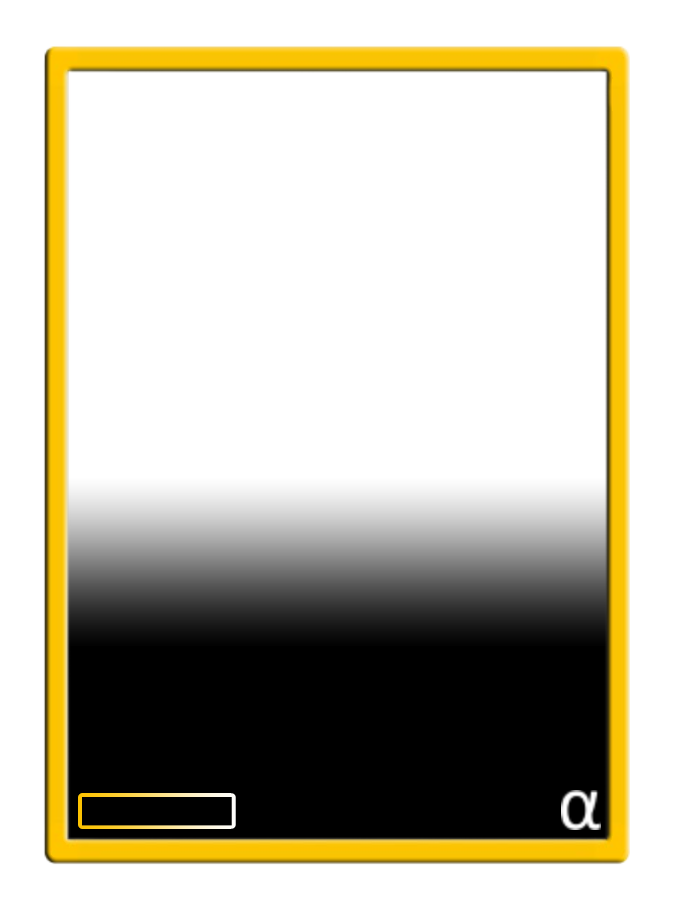
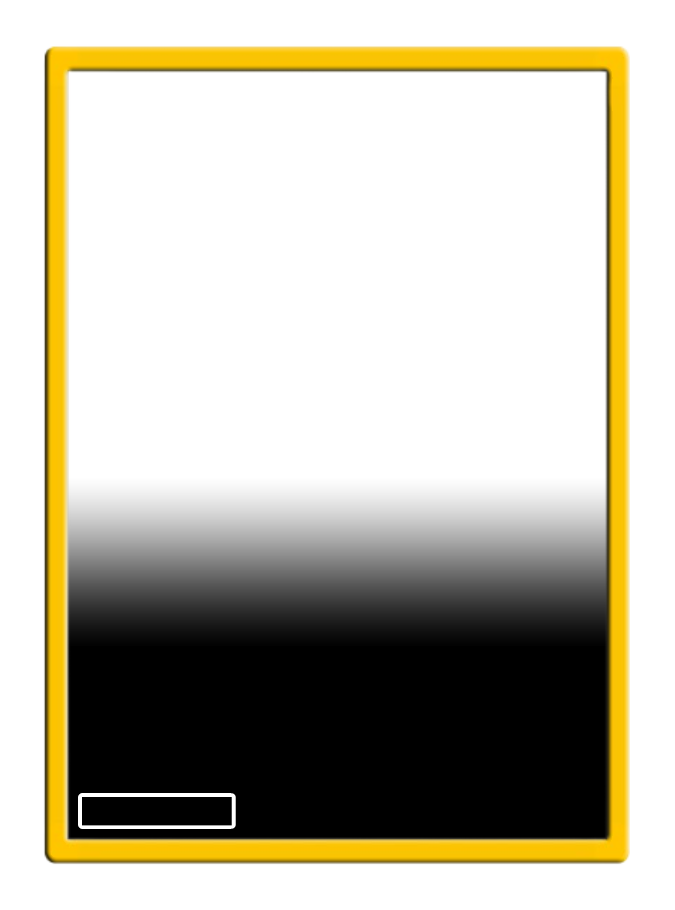
Two versions of the same layered image (675px x 910px). Layer-by-layer changes:
hid "Logo" (2nd of 2) over left=561, top=790, right=601, bottom=830
